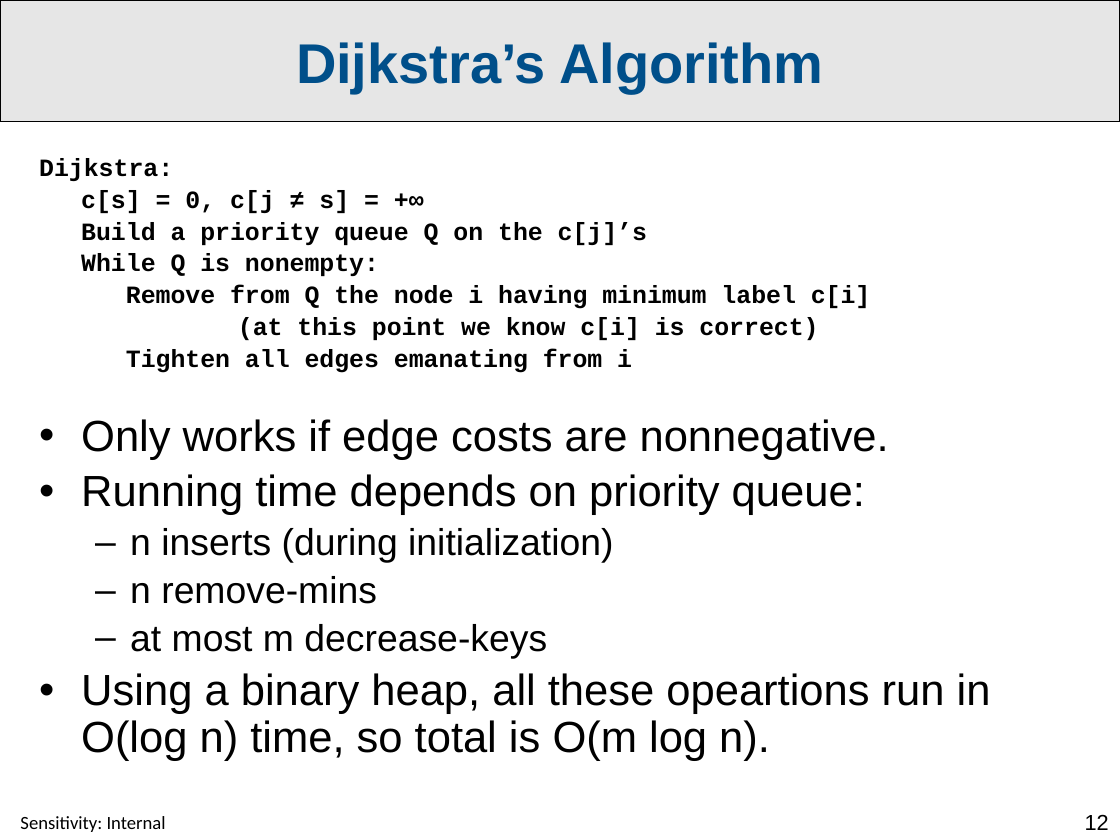
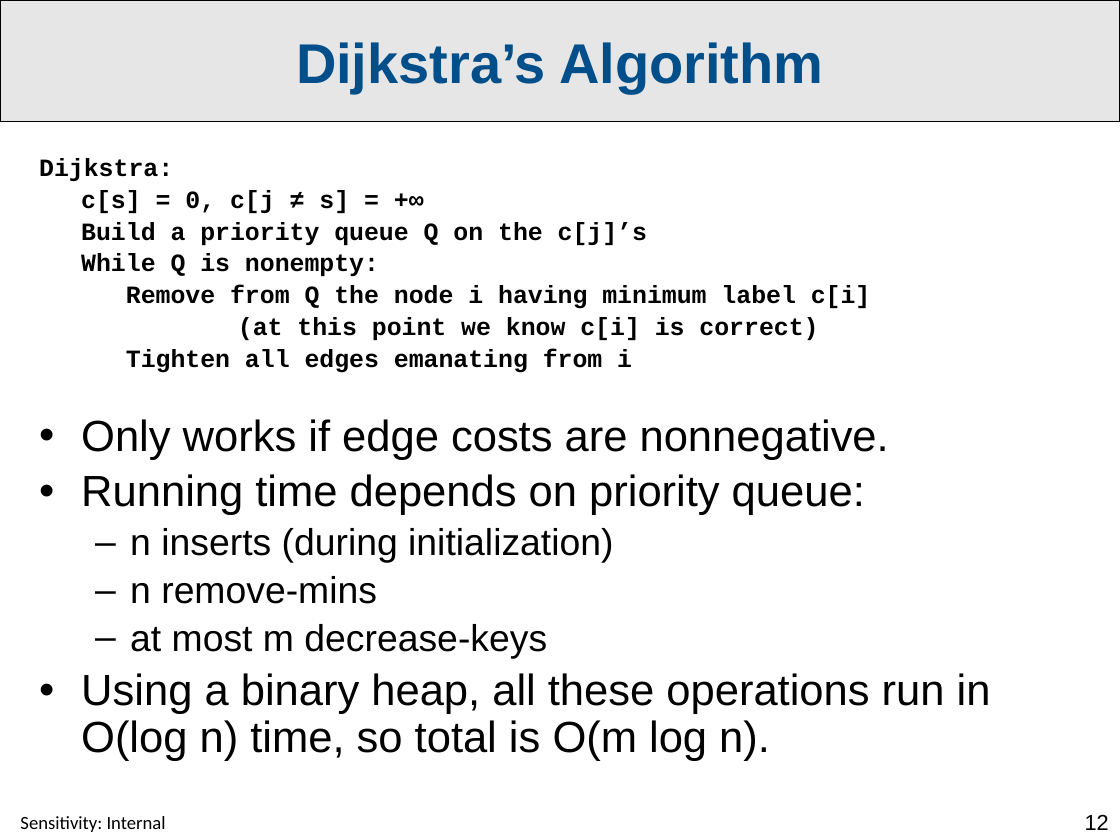
Before and after one commit to invariantum/operational_research, a slide deck: slide 12 of content/Lectures/Semester 1/Week 08 - Networks - Shortest Paths and MST/5 Source Files/Dijkstra Algorithm.pptx. Drawn at 1120x840 pixels with LibreOffice and Linux fonts; fonts in the diff are those of the drawing. Boxes give left, top, right and bottom in pixels: in the first picture for what was removed or moved away, otherwise in the second. Text is boxed around its words. In the diff, an @@ line names an element or a change of style, - is before the commit and + after.

```diff
--- a/content/Lectures/Semester 1/Week 08 - Networks - Shortest Paths and MST/5 Source Files/Dijkstra Algorithm.pptx
+++ b/content/Lectures/Semester 1/Week 08 - Networks - Shortest Paths and MST/5 Source Files/Dijkstra Algorithm.pptx
@@ text at [81, 673, 991, 761]: text changed @@
-• Using a binary heap, all these opeartions run in O(log n) time, so total is O(m log n).
+• Using a binary heap, all these operations run in O(log n) time, so total is O(m log n).
```
Also in this commit, not shown: 1 other slide changed, 9 other files.
